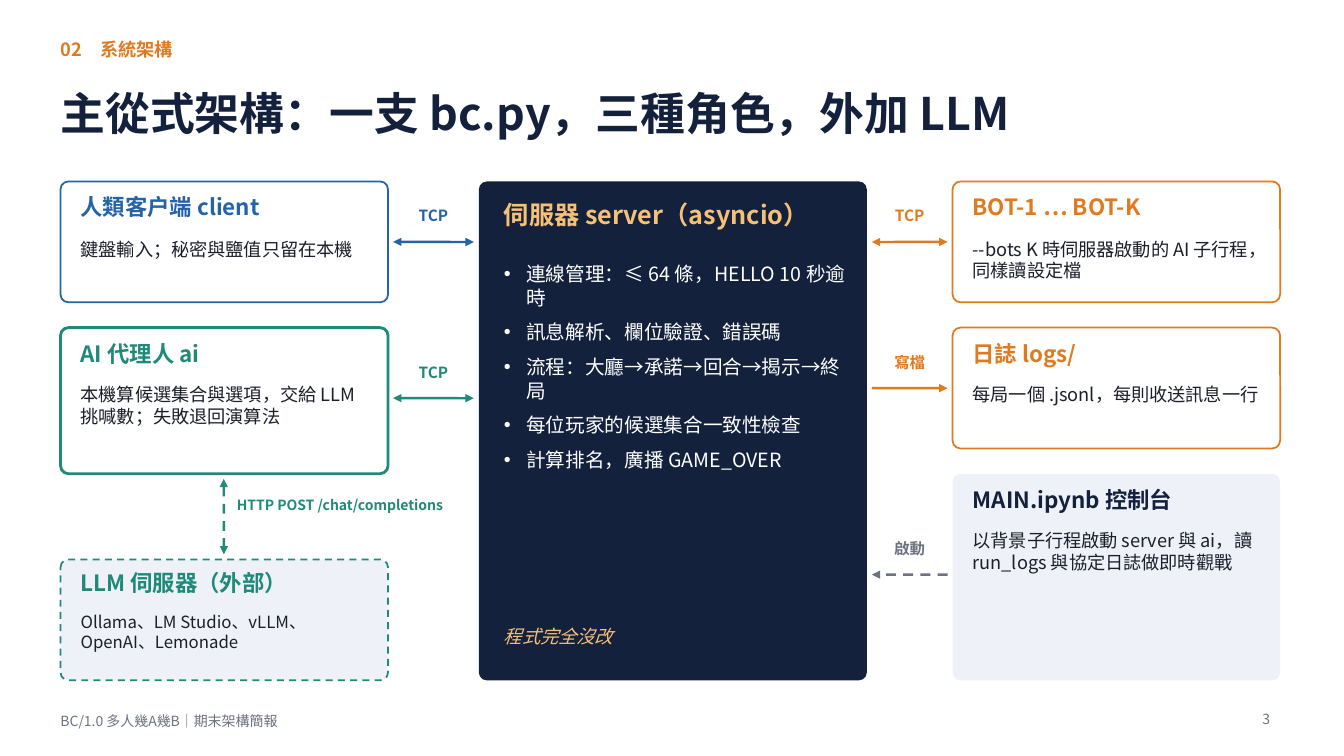
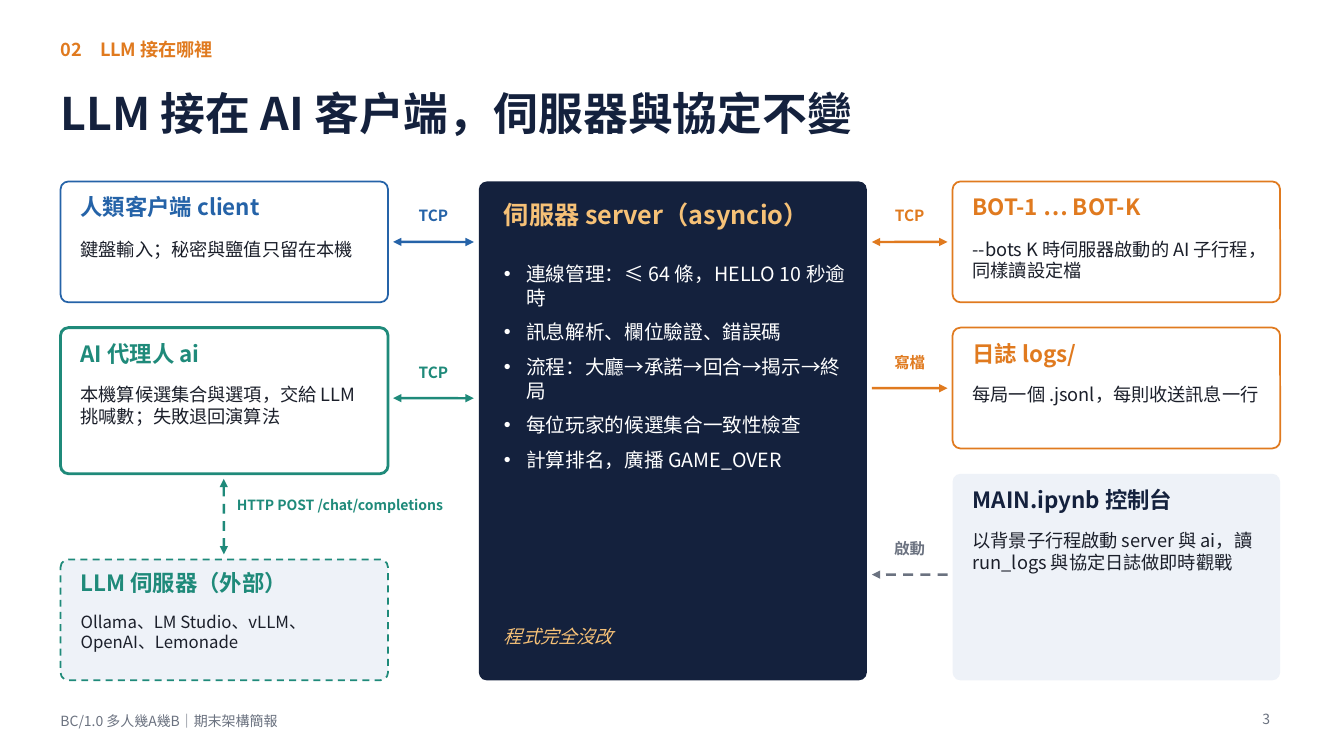
Before and after one commit to TAIWAN-ET/web_application2026_project, a slide deck: slide 3 of slides/期末架構簡報.pptx. Drawn at 1344x756 pixels with LibreOffice and Linux fonts; fonts in the diff are those of the drawing. Boxes give left, top, right and bottom in pixels: in the first picture for what was removed or moved away, otherwise in the second. Text is boxed around its words. In the diff, an @@ line names an element or a change of style, - is before the commit and + after.

```diff
--- a/slides/期末架構簡報.pptx
+++ b/slides/期末架構簡報.pptx
@@ text at <box>60,40,214,58</box>: text changed @@
-02 系統架構
+02 LLM 接在哪裡
@@ title at <box>60,91,852,136</box>: text changed @@
-主從式架構：一支 bc.py，三種角色，外加 LLM
+LLM 接在 AI 客戶端，伺服器與協定不變
```
Also in this commit, not shown: 5 other slides changed, 2 slides added, 9 slides removed, 2 other files.
